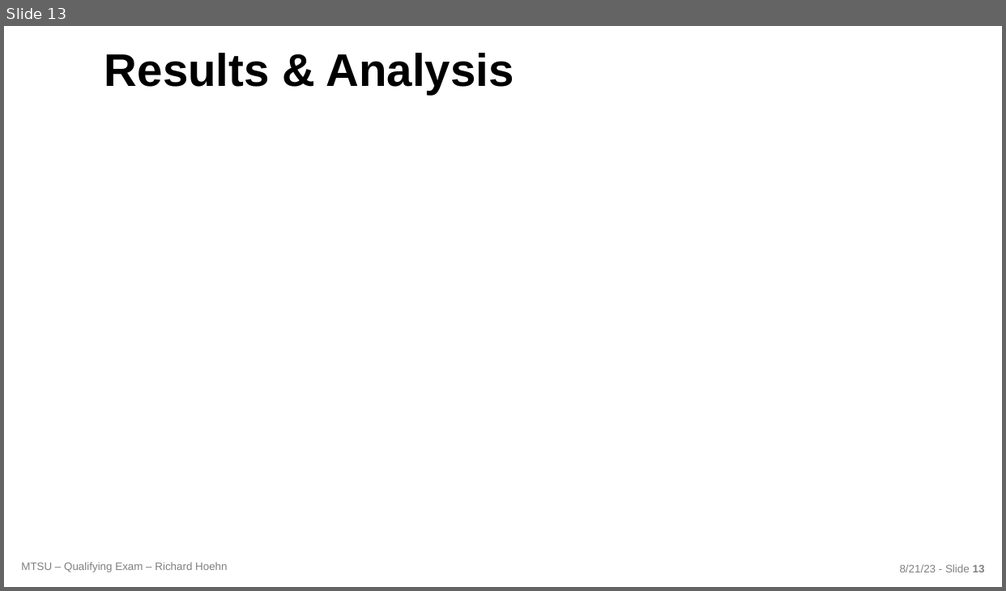
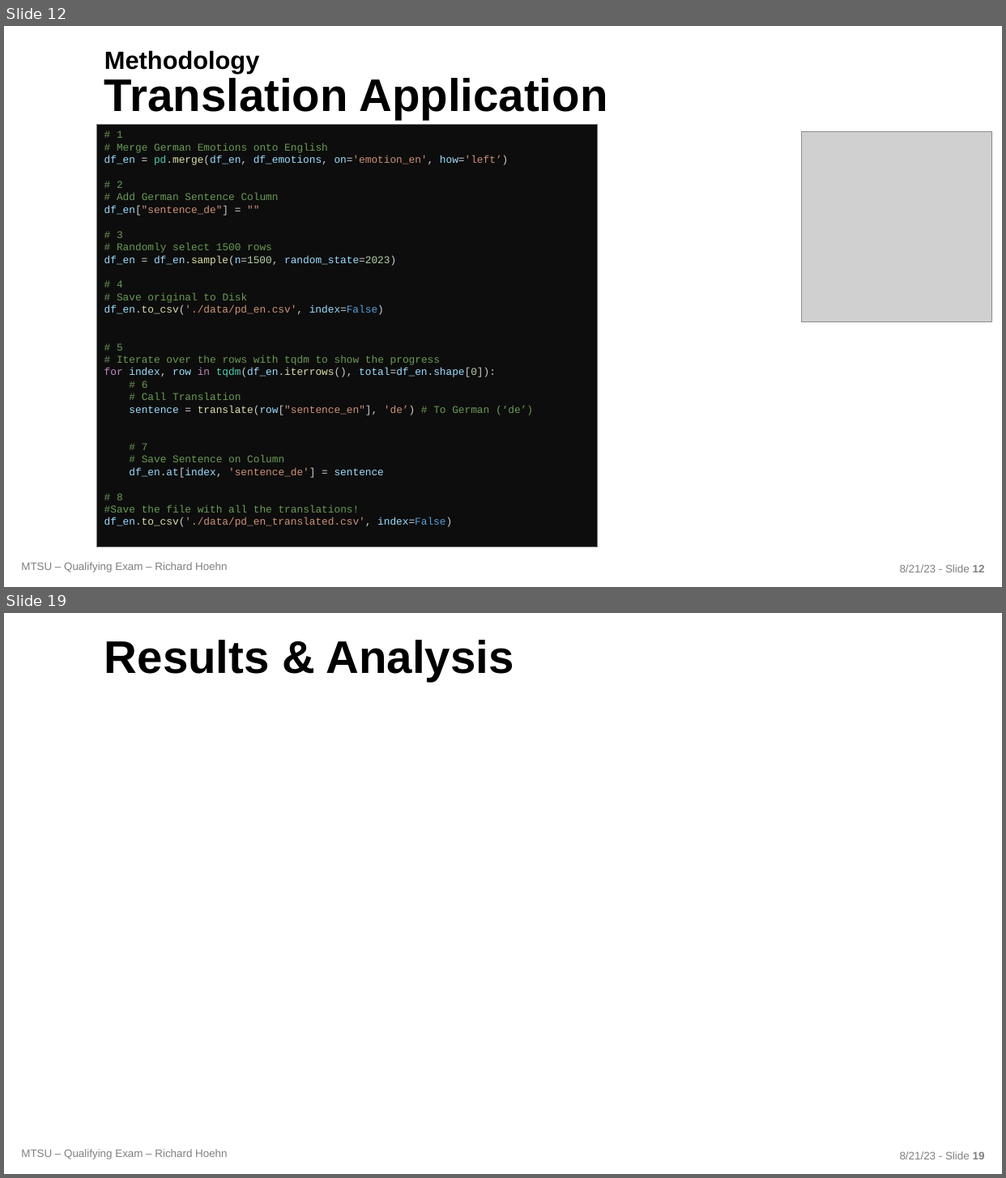
Before and after one commit to richardhoehn/mtsu.coms.qualifying-exam, a slide deck: presentation/COMS_Qualifying_Exam-2023-08-21.pptx. Shown one above the other, each under a label of ours: slide 13 before the commit, slides 12 and 19 after it; the slides between them are not shown. The pictures are 1006x591 and 1006x1178 pixels, drawn with LibreOffice and Linux fonts; fonts in the diff are those of the drawing; grey boxes stand for pictures; background and template pictures are left out. Boxes give left, top, right and bottom in pixels: in the first picture for what was removed or moved away, otherwise in the second. Text is boxed around its words. In the diff, an @@ line names an element or a change of style, - is before the commit and + after.

```diff
--- a/presentation/COMS_Qualifying_Exam-2023-08-21.pptx
+++ b/presentation/COMS_Qualifying_Exam-2023-08-21.pptx
@@ slide 12 added at (4,26,1002,587), background picture (left out); not listed: 2 template elements that a slide beside it also shows @@
@@ title added at (104,50,607,120), 44 pt, text #000000, bold @@
+Methodology
+Translation Application
@@ rectangle added at (97,124,598,547), fill #0D0D0D, outline #808080 0.75 pt, 10 pt, text #6A9955 @@
+# 1
+# Merge German Emotions onto English
+df_en = pd.merge(df_en, df_emotions, on='emotion_en', how='left’)
+# 2
+# Add German Sentence Column
+df_en["sentence_de"] = ""
+# 3
+# Randomly select 1500 rows
+df_en = df_en.sample(n=1500, random_state=2023)
+# 4
+# Save original to Disk
+df_en.to_csv('./data/pd_en.csv', index=False)
+# 5
+# Iterate over the rows with tqdm to show the progress
+for index, row in tqdm(df_en.iterrows(), total=df_en.shape[0]):
+# 6
+# Call Translation
+sentence = translate(row["sentence_en"], 'de’) # To German (‘de’)
+# 7
+# Save Sentence on Column
+df_en.at[index, 'sentence_de'] = sentence
+# 8
+#Save the file with all the translations!
+df_en.to_csv('./data/pd_en_translated.csv', index=False)
@@ picture added at (801,131,992,322) @@
@@ what was slide 13 is now slide 19 @@
```
Also in this commit, not shown: 6 slides changed, 14 other slides added, 8 slides removed, 14 other files.
